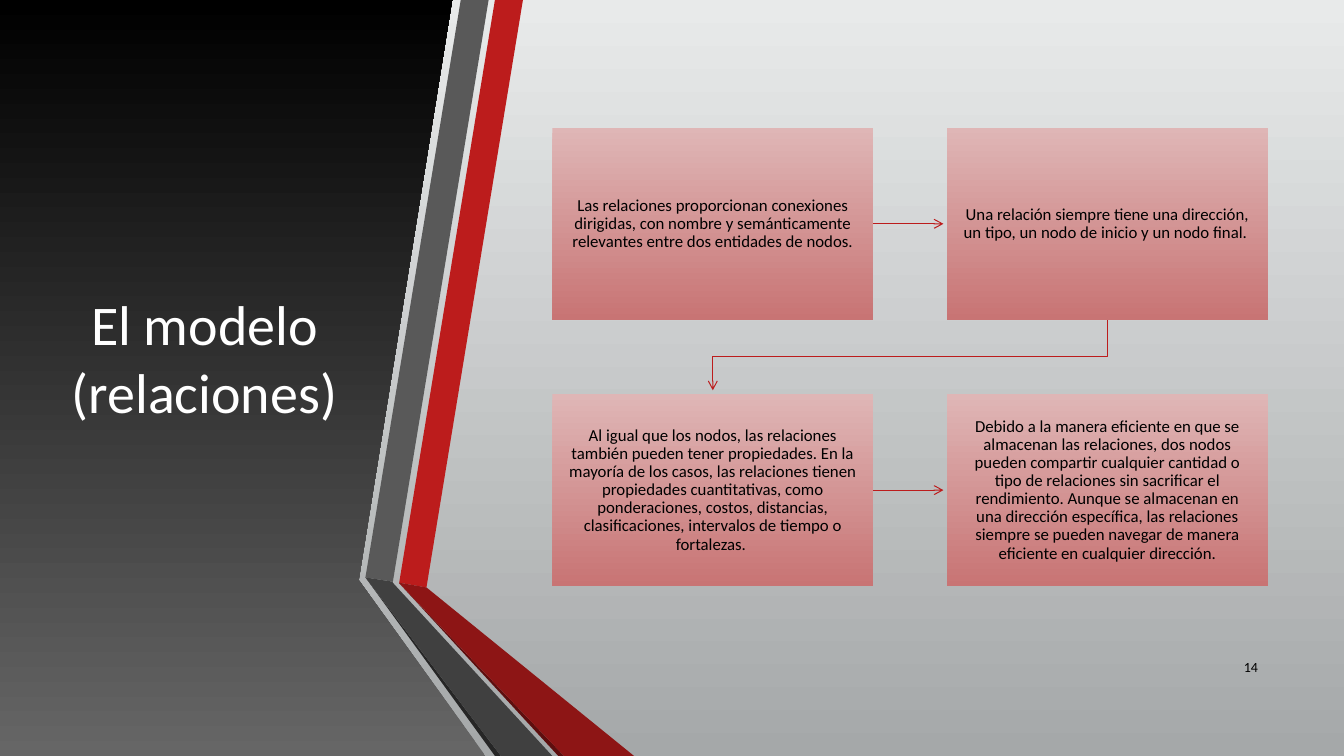
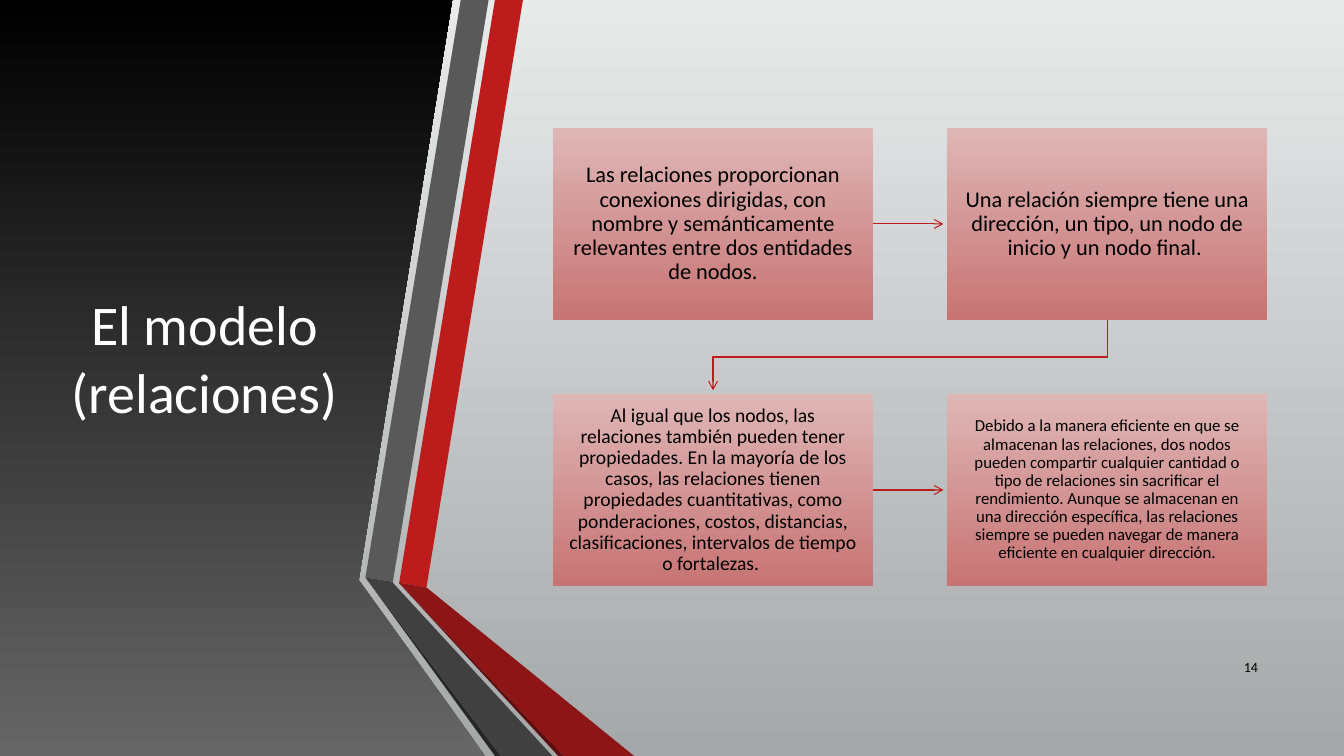
Before and after one commit to liobouchan/Neo4JToDoAWorkShop, a slide deck: slide 14 of Slides/1. Neo4j Intro.pptx. Drawn at 1344x756 pixels with LibreOffice and Linux fonts; fonts in the diff are those of the drawing. Boxes give left, top, right and bottom in pixels: in the first picture for what was removed or moved away, otherwise in the second. Text is boxed around its words. In the diff, an @@ line names an element or a change of style, - is before the commit and + after.

```diff
--- a/Slides/1. Neo4j Intro.pptx
+++ b/Slides/1. Neo4j Intro.pptx
@@ text "Las relaciones proporcionan conexiones dirigidas, ..." at (573,166,852,279): size 12 to 16 pt; more space between paragraphs @@
@@ text "Una relación siempre tiene una ..." at (966,191,1248,259): size 12 to 16 pt; more space between paragraphs @@
@@ text "Al igual que los nodos, ..." at (569,408,856,570): size 12 to 14 pt @@
```
Also in this commit, not shown: 7 other slides changed.
